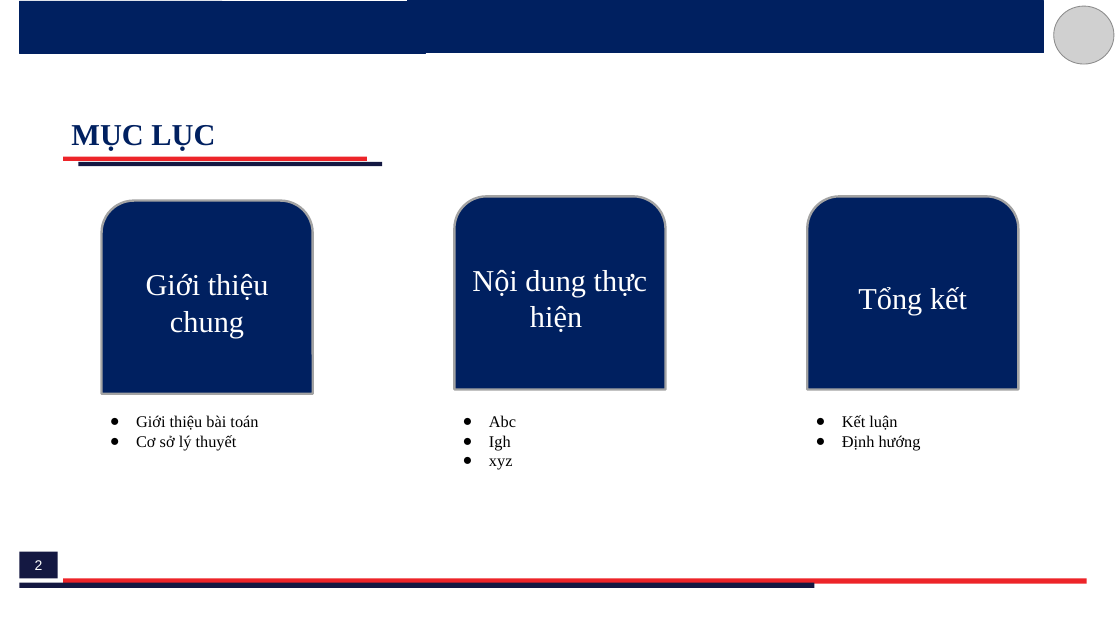
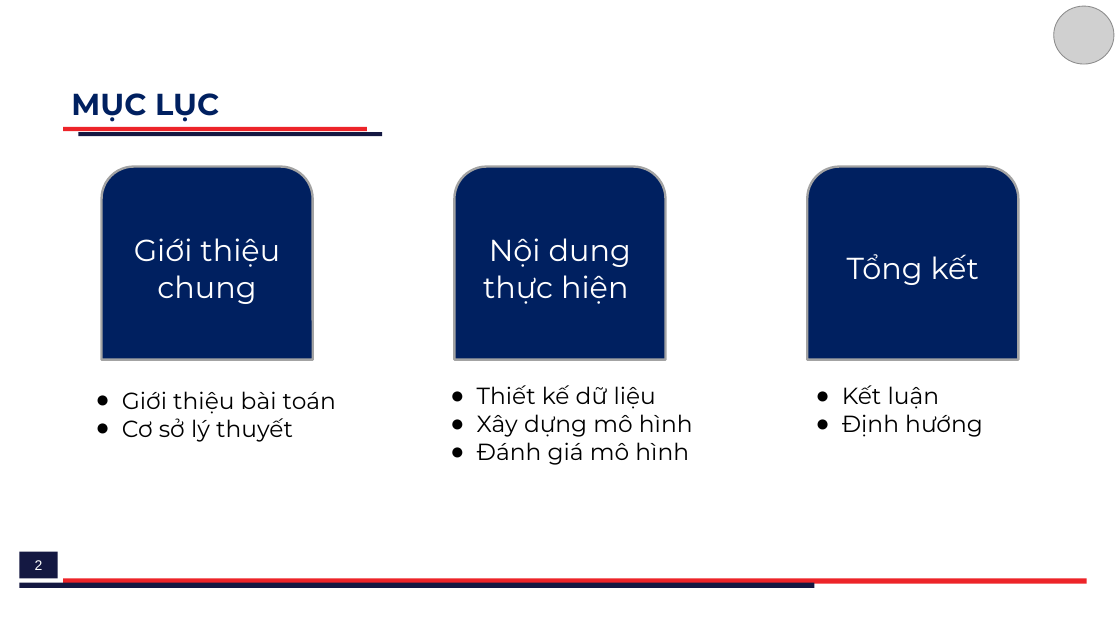
Before and after one commit to H4ll3y/Rasa-Consultant, a slide deck: slide 2 of doc/A37134_LeQuangHuy.pptx. Drawn at 1120x630 pixels with LibreOffice and Linux fonts; fonts in the diff are those of the drawing; grey boxes stand for pictures. Boxes give left, top, right and bottom in pixels: in the first picture for what was removed or moved away, otherwise in the second. Text is boxed around its words. In the diff, an @@ line names an element or a change of style, - is before the commit and + after.

```diff
--- a/doc/A37134_LeQuangHuy.pptx
+++ b/doc/A37134_LeQuangHuy.pptx
@@ rectangle removed at (19,1,223,53) @@
@@ rectangle removed at (220,1,426,53) @@
@@ rectangle removed at (408,1,632,53) @@
@@ rectangle removed at (632,1,838,53) @@
@@ rectangle removed at (838,1,1044,53) @@
@@ 2 round same rects, 2 rectangles, 1 text: place and size @@
-2 round same rects, 2 rectangles, 1 text at (63,125,1018,390)
+2 round same rects, 2 rectangles, 1 text at (63,93,1018,360)
@@ font Times New Roman to Montserrat in 4 elements at (71,93,219,122), (455,166,665,360), (807,166,1018,360), (102,166,313,360) @@
@@ round same rect "Giới thiệu chung": place and size @@
-round same rect "Giới thiệu chung" at (102,201,313,394)
+round same rect "Giới thiệu chung" at (102,166,313,360)
@@ text "Giới thiệu bài toán" at (122,391,336,442): size 14 to 20 pt, font Times New Roman to Montserrat @@
@@ text "Giới thiệu bài toán": place and size @@
-text "Giới thiệu bài toán" at (136,415,258,451)
+text "Giới thiệu bài toán" at (122,391,336,442)
@@ text at (477,385,693,465): text changed; size 14 to 20 pt; font Times New Roman to Montserrat @@
-● Abc
-● Igh
-● xyz
+● Thiết kế dữ liệu
+● Xây dựng mô hình
+● Đánh giá mô hình
@@ text "Kết luận": place and size @@
-text "Kết luận" at (842,415,921,451)
+text "Kết luận" at (842,385,983,437)
@@ text "Kết luận" at (842,385,983,437): size 14 to 20 pt, font Times New Roman to Montserrat @@
```
Also in this commit, not shown: 9 other slides changed, 8 slides added, 3 slides removed, 2 other files.
